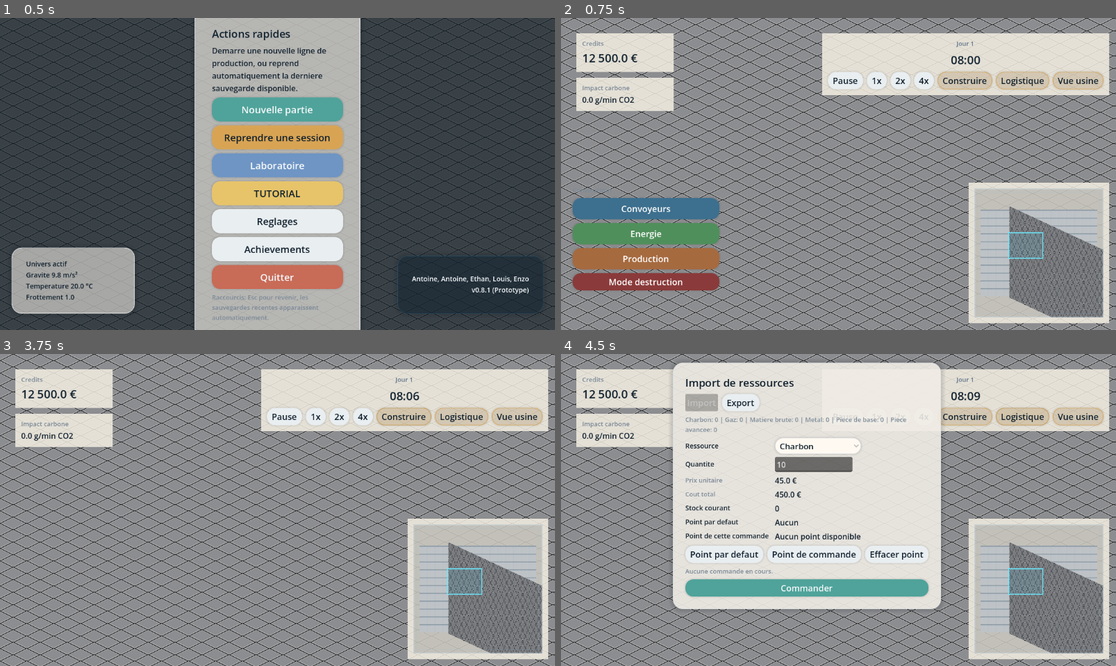
Above: before the commit, frames 1-4 (two rows, left to right).
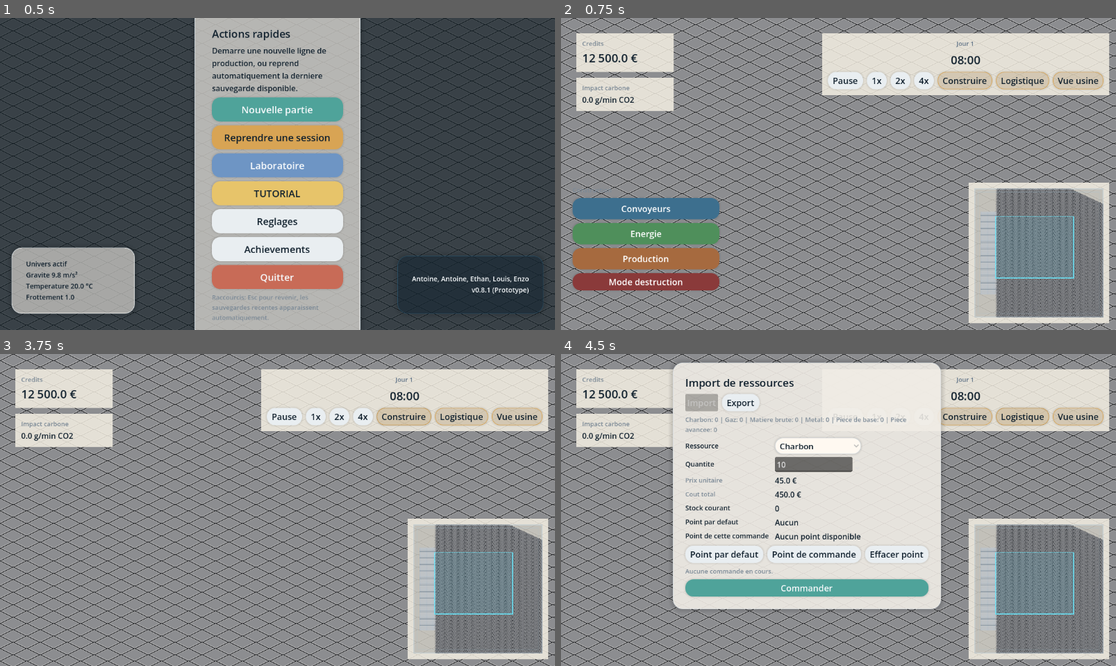
Above: after the commit, the same moments.

Repository: AApoLLoo/Projet
Game: Godot game, scene res://scene/main_menu.tscn
Two runs of this game, one before a commit and one after it. Both use one fixed random seed, a clock stepped at 60 frames per second and the inputs below.
Inputs:
- Up to frame 1 (0.5 s): no input
- Up to frame 2 (0.75 s): click "Nouvelle partie" at 0.5 s
- Up to frame 3 (3.75 s): click "1x" at 1.25 s; click "2x" at 2 s; click "4x" at 2.75 s; click "Construire" at 3.5 s
- Up to frame 4 (4.5 s): click "Logistique" at 4.25 s

Frame 1 is identical in both runs. In frame 2, 4.9% of the frame differs, in the area x 75-98%, y 54-96%; in frame 3, 4.9%, in the area x 74-98%, y 12-96%; in frame 4, 4.9%.
Error after the commit: Parse Error: Identifier "ContractManager" not declared in the current scope. (res://scene/level.gd:45)

Commit message:
Update level.gd

Diff:
--- a/scene/level.gd
+++ b/scene/level.gd
@@ -42,6 +42,10 @@
 		dlg.popup_centered()
 
 	_apply_start_state()
+	if ContractManager and ContractManager.has_method("reset"):
+		ContractManager.reset()
+	else:
+		push_warning("ContractManager autoload unavailable; contracts reset skipped.")
 	_setup_delivery_point_marker()
 	if _preview_mode:
 		_disable_preview_interactions()
@@ -149,6 +153,9 @@
 func _on_default_delivery_point_changed(_has_point: bool, _cell_pos: Vector2i, _world_pos: Vector2) -> void:
 	_refresh_delivery_point_marker()
 
+func quick_save() -> void:
+	_save_current_state()
+
 func _refresh_delivery_point_marker() -> void:
 	if _delivery_point_marker == null:
 		return
